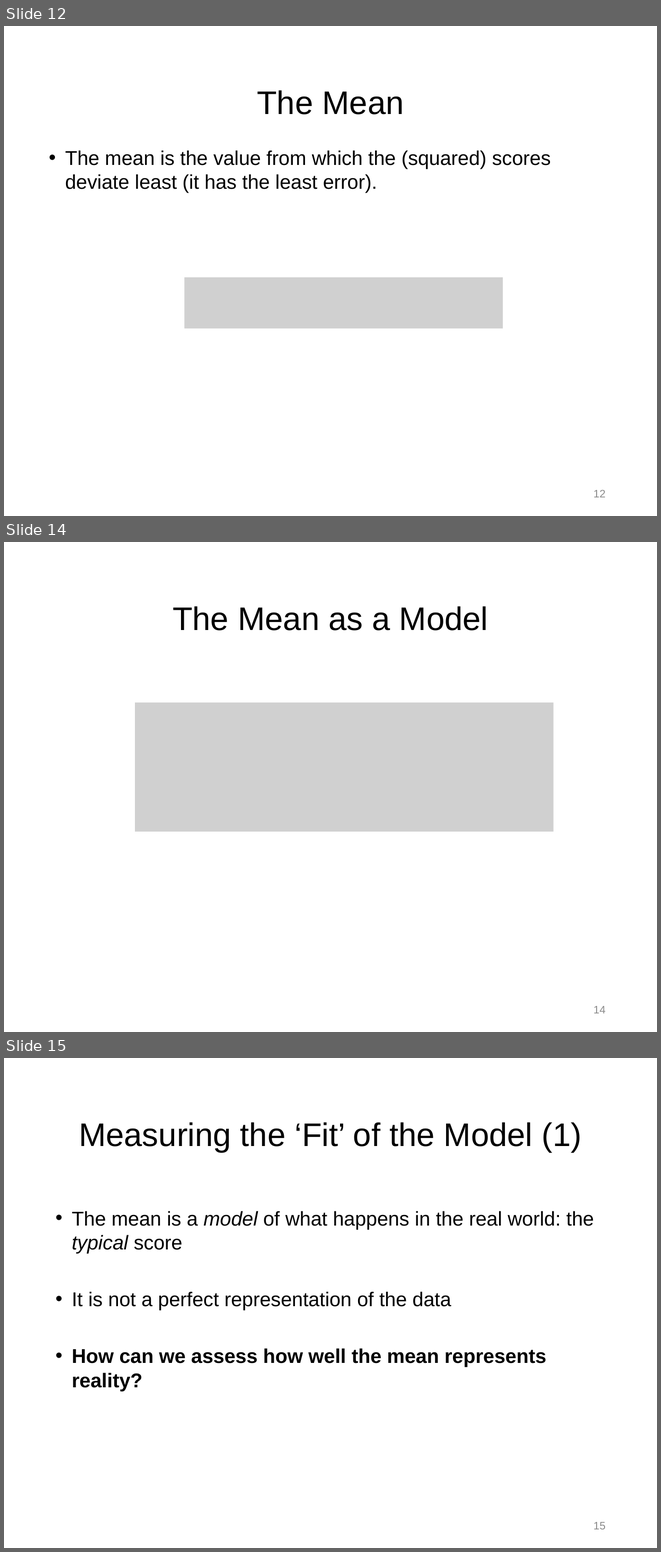
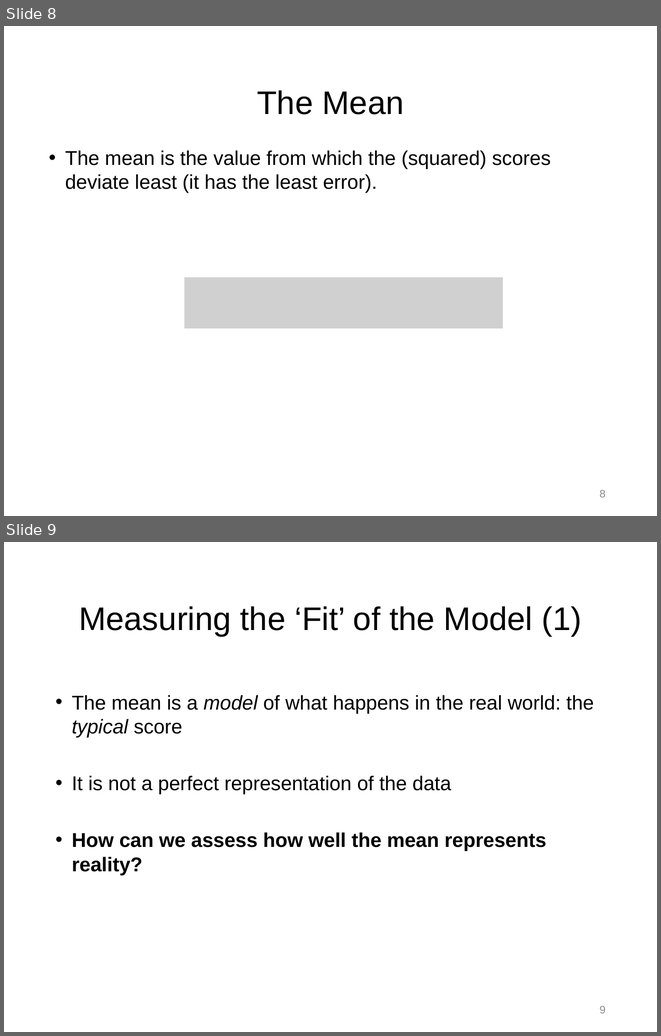
Before and after one commit to npm27/Teaching-Materials, a slide deck: Stats/Slides/2 Chapter 2 Slides.pptx. Shown one above the other, each under a label of ours: slides 12, 14 and 15 before the commit, slides 8 and 9 after it; the slides between them are not shown. The pictures are 661x1552 and 661x1036 pixels, drawn with LibreOffice and Linux fonts; fonts in the diff are those of the drawing; grey boxes stand for pictures. Boxes give left, top, right and bottom in pixels: in the first picture for what was removed or moved away, otherwise in the second. Text is boxed around its words. In the diff, an @@ line names an element or a change of style, - is before the commit and + after.

```diff
--- a/Stats/Slides/2 Chapter 2 Slides.pptx
+++ b/Stats/Slides/2 Chapter 2 Slides.pptx
@@ slide 14 removed at box(4, 542, 657, 1032), background #FFFFFF @@
@@ title removed at box(173, 606, 488, 631) @@
-The Mean as a Model
@@ picture removed at box(135, 703, 554, 832) @@
@@ page number removed at box(593, 1006, 606, 1013) @@
-14
@@ what was slide 12 is now slide 8 @@
@@ page number at box(600, 490, 606, 497): text changed @@
-12
+8
@@ what was slide 15 is now slide 9 @@
@@ page number at box(600, 1006, 606, 1013): text changed @@
-15
+9
```
Also in this commit, not shown: 7 slides changed, 5 other slides removed, 3 other files.
